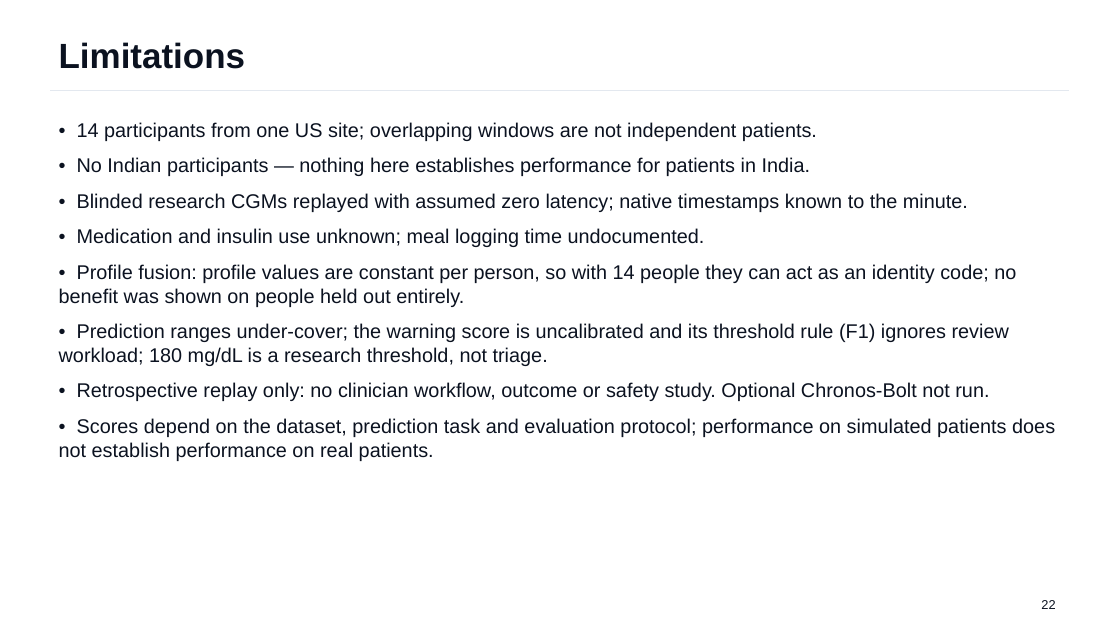
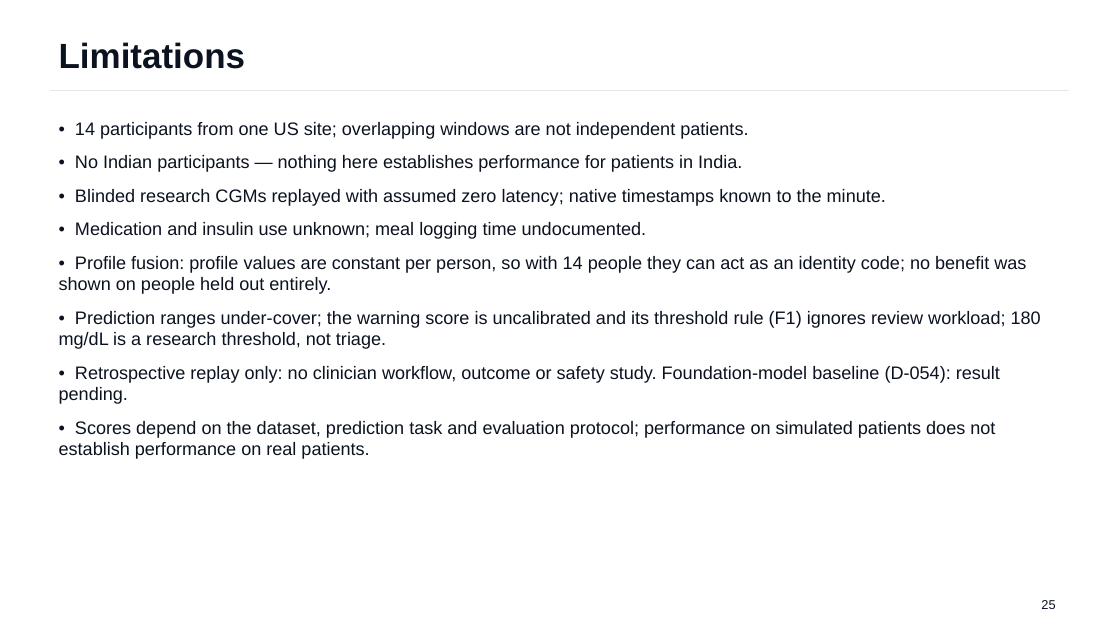
Before and after one commit to Avi36005/DigitalTwin-Challenge-Kryptonite, a slide deck: slide 25 of docs/submission/GlucoTwin_Presentation.pptx (slide 22 before the commit). Drawn at 1120x630 pixels with LibreOffice and Linux fonts; fonts in the diff are those of the drawing. Boxes give left, top, right and bottom in pixels: in the first picture for what was removed or moved away, otherwise in the second. Text is boxed around its words. In the diff, an @@ line names an element or a change of style, - is before the commit and + after.

Commit message:
submission: deck separates serving, participant-held-out and external evidence; results overview; pending D-053/D-054 slots; architecture marks bounded update, review ledger and research-only candidates; data opportunity check

```diff
--- a/docs/submission/GlucoTwin_Presentation.pptx
+++ b/docs/submission/GlucoTwin_Presentation.pptx
@@ text at (59, 122, 1041, 459): size 17 to 15.5 pt in "• 14 participants from one US site; ...", "• No Indian participants — nothing here ...", "• Blinded research CGMs replayed with assumed ...", "• Medication and insulin use unknown; meal ..." and 3 more places @@
@@ text at (59, 366, 1000, 404): text changed; size 17 to 15.5 pt @@
-• Retrospective replay only: no clinician workflow, outcome or safety study. Optional Chronos-Bolt not run.
+• Retrospective replay only: no clinician workflow, outcome or safety study. Foundation-model baseline (D-054): result pending.
@@ text at (1041, 600, 1055, 609): text changed @@
-22
+25
```
Also in this commit, not shown: 22 other slides changed, 3 slides added, 6 other files.
